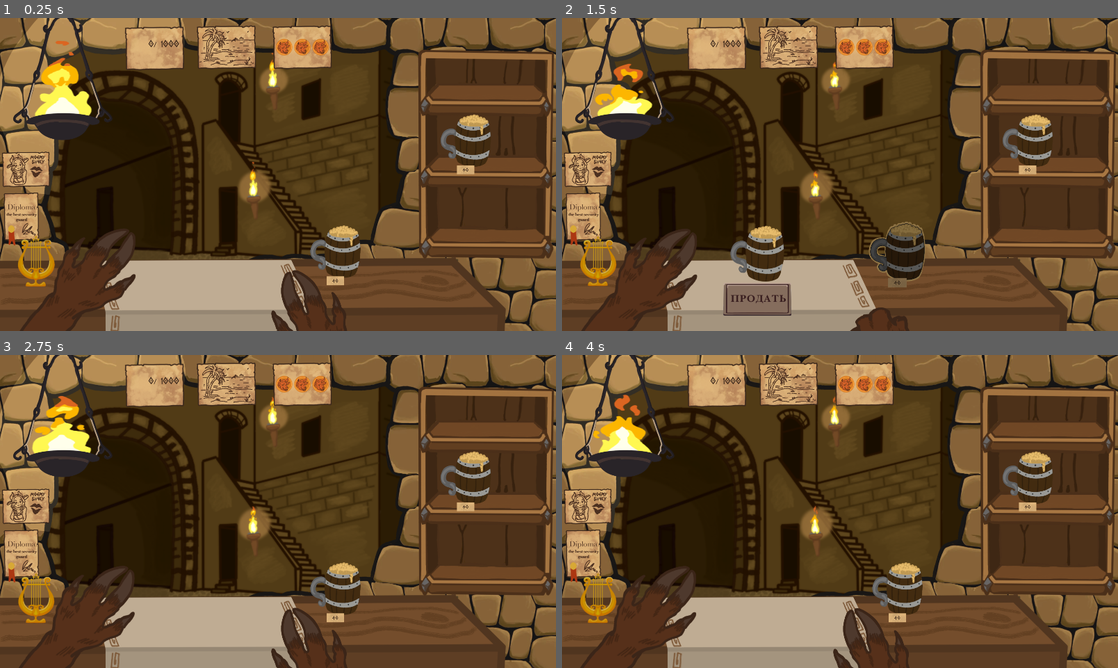
Above: before the commit, frames 1-4 (two rows, left to right).
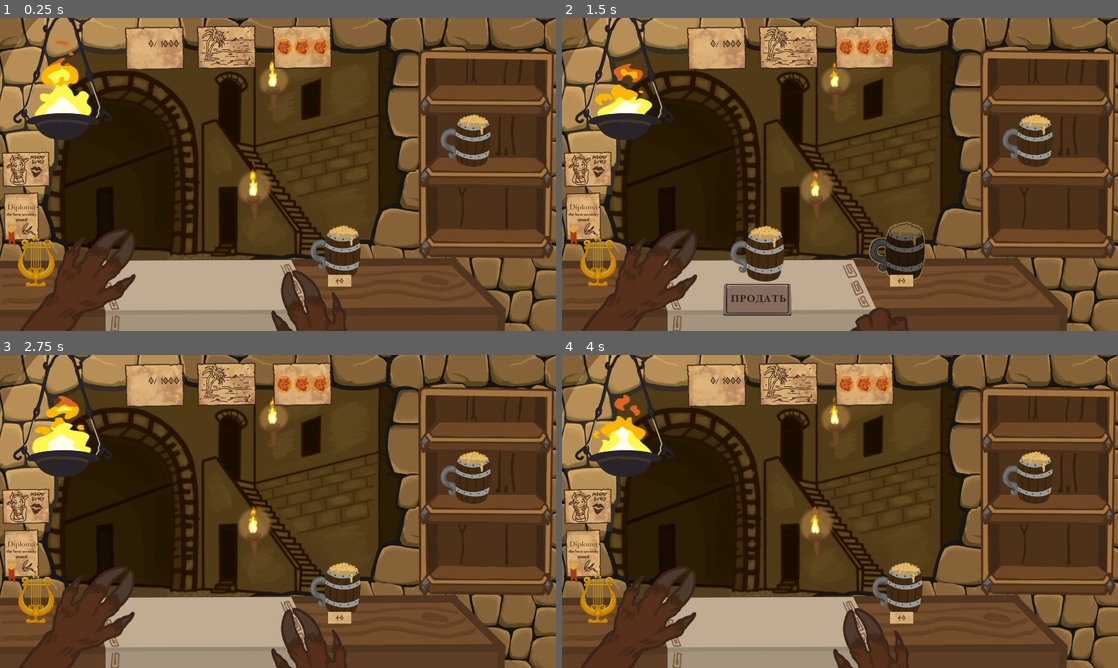
Above: after the commit, the same moments.

Repository: Velasiraptor/minti
Game: Godot game, scene res://Scenes/levels/1_level/1_level.tscn
Same seed, same stepped clock (60 frames per second), same inputs: the game is played once before the commit and once after it. This scene is started directly instead of the project's main scene. The engine's default icon, where the game draws it, is replaced by a stand-in: a white triangle on a blue panel in a dark square.
Inputs (mouse positions are in pixels of both pictures, inside the frame that each line leads up to):
- Up to frame 1 (0.25 s): no input
- Up to frame 2 (1.5 s): tap Enter (ui_accept) at 0.5, 0.77 s; move the mouse to (600, 262) at 0.52 s; press the mouse at (600, 262) at 0.53 s; move the mouse to (895, 252) at 1.27 s; release the mouse at (895, 252) at 1.28 s; click (895, 252) at 1.35 s
- Up to frame 3 (2.75 s): tap Enter (ui_accept) at 1.52 s; click "ПРОДАТЬ" at 2 s
- Up to frame 4 (4 s): move the mouse to (1029, 477) at 2.77 s; press the mouse at (1029, 477) at 2.78 s; release the mouse at (1029, 477) at 3.5 s; click "ПРОДАТЬ" at 3.5 s

The runs differ from the first frame. In frame 1, 0.2% of the frame differs, in the area x 58-86%, y 47-86%; in frame 2, 0.3%; in frame 3, 0.2%; in frame 4, 0.2%.

Commit message:
fix_prices

Diff:
--- a/Scenes/Items/item.tscn
+++ b/Scenes/Items/item.tscn
@@ -4,8 +4,6 @@
 [ext_resource type="Script" uid="uid://cqlkl2p0q00y4" path="res://Scenes/Items/item.gd" id="1_o40x3"]
 [ext_resource type="Texture2D" uid="uid://b2eys33rttlco" path="res://Sprites/Items/Beer_outline.png" id="3_7tl4p"]
 [ext_resource type="AudioStream" uid="uid://cklitrlqdj2iu" path="res://Sounds/items/item_beer.mp3" id="4_7tl4p"]
-[ext_resource type="Texture2D" uid="uid://dvj4dpidq7hlo" path="res://Sprites/Kiosk/price.png" id="5_cahl0"]
-[ext_resource type="FontFile" uid="uid://2d7kvrvatcea" path="res://Fonts/DS_Greece.ttf" id="6_r0grq"]
 
 [sub_resource type="CircleShape2D" id="CircleShape2D_bddta"]
 radius = 124.052
@@ -28,23 +26,5 @@
 unique_name_in_owner = true
 max_distance = 1200.0
 
-[node name="Price" type="Sprite2D" parent="." unique_id=595633850]
-position = Vector2(0, 134.667)
-texture = ExtResource("5_cahl0")
-
-[node name="plus_money" type="Label" parent="Price" unique_id=1065407710]
-offset_left = -50.0
-offset_top = -25.0
-offset_right = 48.0
-offset_bottom = 25.0
-theme_override_colors/font_color = Color(0.235294, 0.156863, 0.109804, 1)
-theme_override_colors/font_outline_color = Color(0.87451, 0.713726, 0.482353, 1)
-theme_override_constants/outline_size = 10
-theme_override_fonts/font = ExtResource("6_r0grq")
-theme_override_font_sizes/font_size = 22
-text = "40"
-horizontal_alignment = 1
-vertical_alignment = 1
-
 [connection signal="mouse_entered" from="Area_player" to="." method="_on_area_player_mouse_entered"]
 [connection signal="mouse_exited" from="Area_player" to="." method="_on_area_player_mouse_exited"]
--- a/Scenes/levels/1_level/1_level.tscn
+++ b/Scenes/levels/1_level/1_level.tscn
@@ -19,6 +19,7 @@
 [ext_resource type="FontFile" uid="uid://2d7kvrvatcea" path="res://Fonts/DS_Greece.ttf" id="17_m3v25"]
 [ext_resource type="AudioStream" uid="uid://cmp6fwdjtvc6h" path="res://Sounds/coins.mp3" id="18_07prl"]
 [ext_resource type="PackedScene" uid="uid://b27w8h1c8lp6d" path="res://Scenes/Table/table.tscn" id="20_bfras"]
+[ext_resource type="Texture2D" uid="uid://dvj4dpidq7hlo" path="res://Sprites/Kiosk/price.png" id="25_s0w6d"]
 [ext_resource type="PackedScene" uid="uid://1eh5fp3vpcef" path="res://Scenes/Items/item.tscn" id="30_p8kc7"]
 [ext_resource type="PackedScene" uid="uid://cb1ibijfpvpq2" path="res://Scenes/Items/harp.tscn" id="46_bucqw"]
 [ext_resource type="PackedScene" uid="uid://cy2ryh8320b6h" path="res://Scenes/Minotaur/minotaur.tscn" id="47_uju7d"]
@@ -422,4 +423,24 @@
 position = Vector2(648, -117)
 short_arm = false
 
+[node name="Price" type="Node2D" parent="." unique_id=192632108]
+
+[node name="Price" type="Sprite2D" parent="Price" unique_id=1734086850]
+position = Vector2(213, 367)
+texture = ExtResource("25_s0w6d")
+
+[node name="plus_money" type="Label" parent="Price/Price" unique_id=888487180]
+offset_left = -50.0
+offset_top = -25.0
+offset_right = 48.0
+offset_bottom = 25.0
+theme_override_colors/font_color = Color(0.235294, 0.156863, 0.109804, 1)
+theme_override_colors/font_outline_color = Color(0.87451, 0.713726, 0.482353, 1)
+theme_override_constants/outline_size = 10
+theme_override_fonts/font = ExtResource("17_m3v25")
+theme_override_font_sizes/font_size = 22
+text = "40"
+horizontal_alignment = 1
+vertical_alignment = 1
+
 [node name="Minotaur" parent="." unique_id=1134282030 instance=ExtResource("47_uju7d")]
